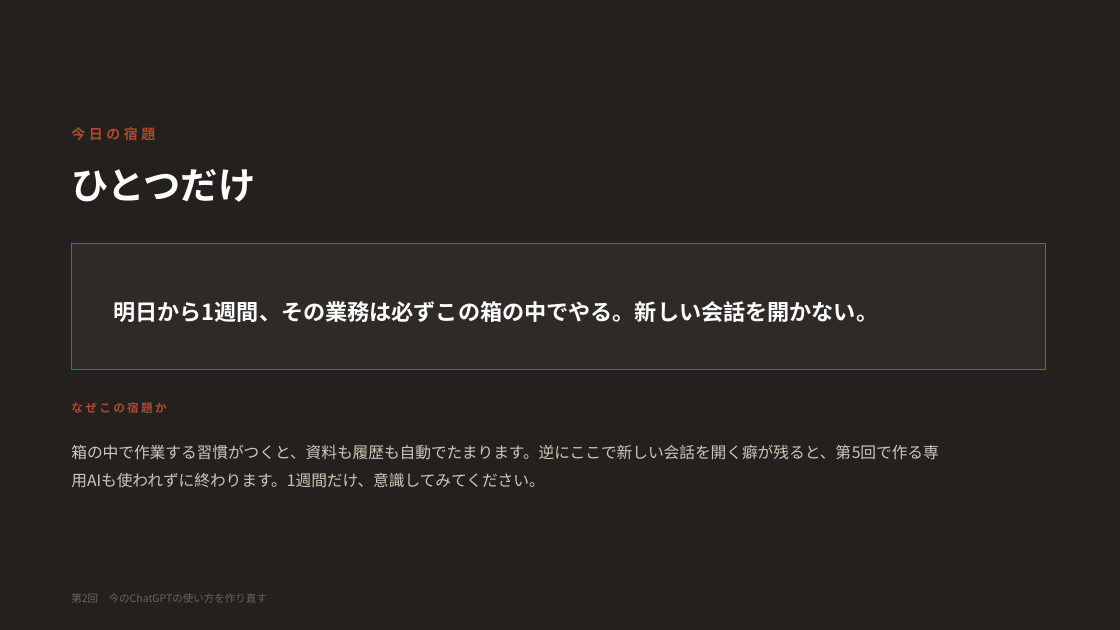
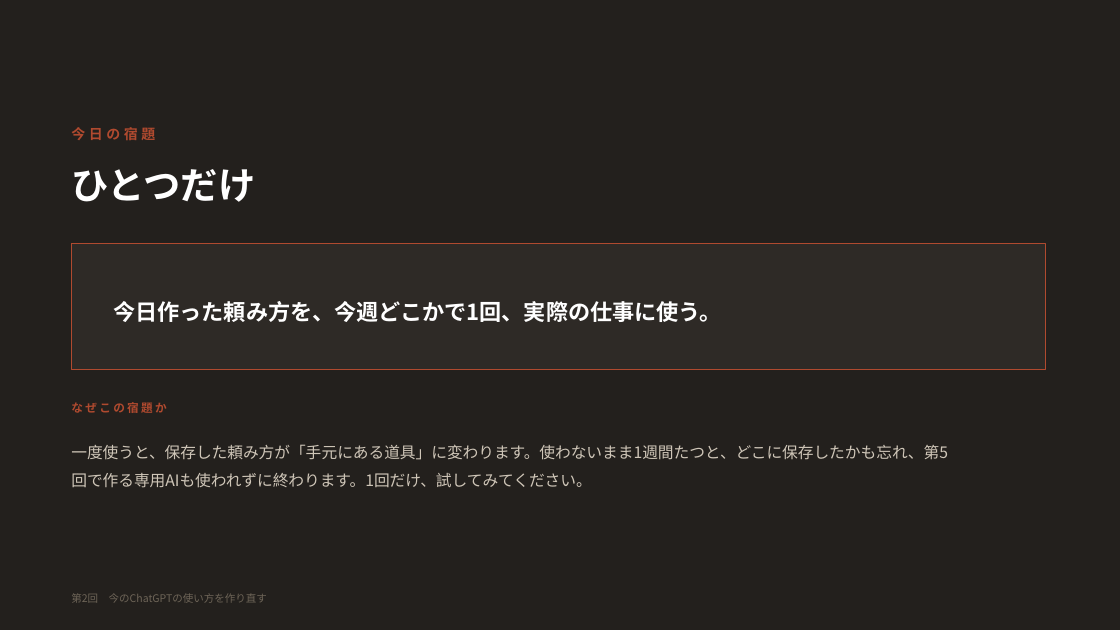
Before and after one commit to yusuke-aoki-bit/founders-ai-program, a slide deck: slide 15 of slides/pptx/第02回_今のChatGPTの使い方を作り直す.pptx. Drawn at 1120x630 pixels with LibreOffice and Linux fonts; fonts in the diff are those of the drawing. Boxes give left, top, right and bottom in pixels: in the first picture for what was removed or moved away, otherwise in the second. Text is boxed around its words. In the diff, an @@ line names an element or a change of style, - is before the commit and + after.

```diff
--- a/slides/pptx/第02回_今のChatGPTの使い方を作り直す.pptx
+++ b/slides/pptx/第02回_今のChatGPTの使い方を作り直す.pptx
@@ text at (x1=113, y1=301, x2=721, y2=322): text changed @@
-明日から1週間、その業務は必ずこの箱の中でやる。新しい会話を開かない。
+今日作った頼み方を、今週どこかで1回、実際の仕事に使う。
@@ text at (x1=71, y1=444, x2=948, y2=488): text changed @@
-箱の中で作業する習慣がつくと、資料も履歴も自動でたまります。逆にここで新しい会話を開く癖が残ると、第5回で作る専用AIも使われずに終わります。1週間だけ、意識してみてください。
+一度使うと、保存した頼み方が「手元にある道具」に変わります。使わないまま1週間たつと、どこに保存したかも忘れ、第5回で作る専用AIも使われずに終わります。1回だけ、試してみてください。
```
Also in this commit, not shown: 9 other slides changed, 10 other files.
